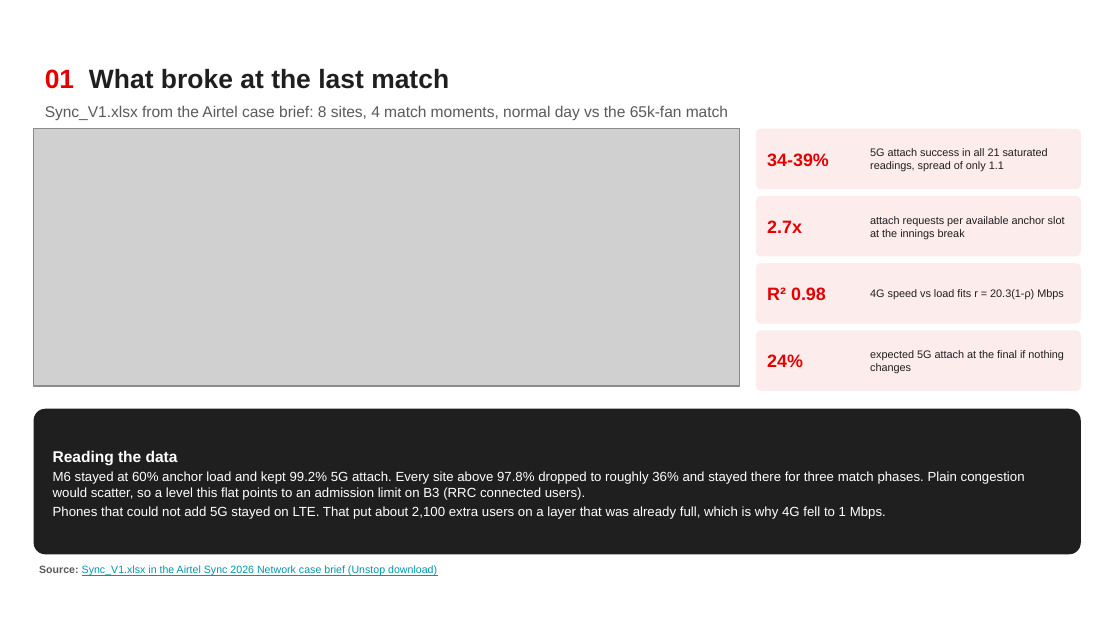
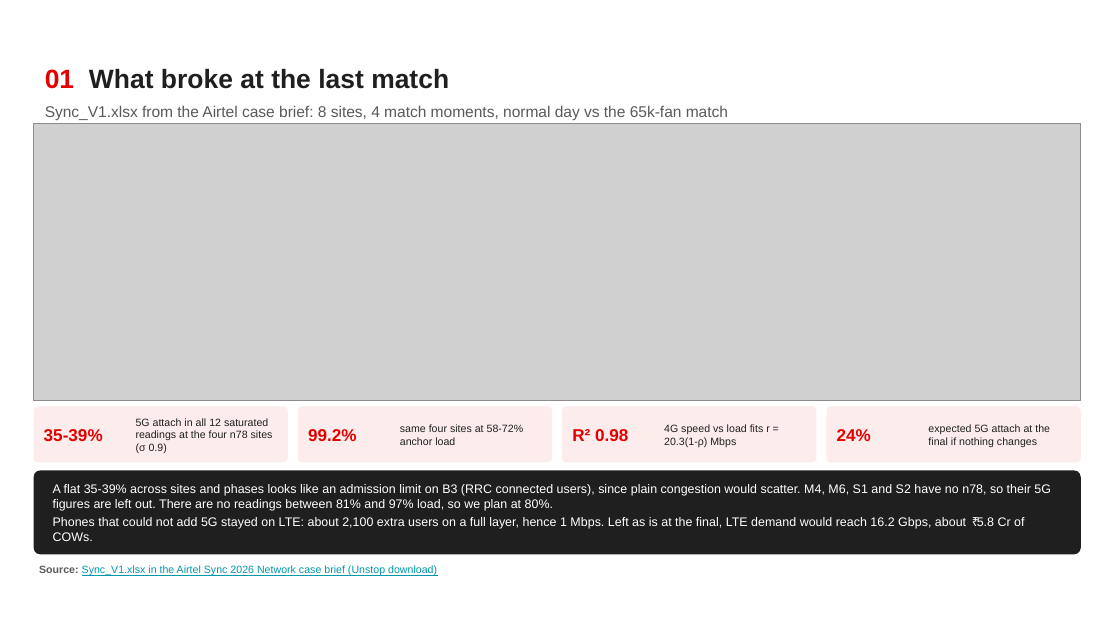
Before and after one commit to ShreyaNarasimhaKamath/Airtel_Synq_Hackathon-, a slide deck: slide 2 of Airtel_Sync_Stadium_Surge.pptx. Drawn at 1120x630 pixels with LibreOffice and Linux fonts; fonts in the diff are those of the drawing; grey boxes stand for pictures; background and template pictures are left out. Boxes give left, top, right and bottom in pixels: in the first picture for what was removed or moved away, otherwise in the second. Text is boxed around its words. In the diff, an @@ line names an element or a change of style, - is before the commit and + after.

```diff
--- a/Airtel_Sync_Stadium_Surge.pptx
+++ b/Airtel_Sync_Stadium_Surge.pptx
@@ picture: place and size @@
-picture at [34,129,739,386]
+picture at [34,123,1081,401]
@@ rounded rectangle: place and size @@
-rounded rectangle at [756,129,1081,189]
+rounded rectangle at [34,407,288,463]
@@ text at [136,418,273,453]: text changed; size 7 to 6.8 pt @@
-5G attach success in all 21 saturated readings, spread of only 1.1
+5G attach in all 12 saturated readings at the four n78 sites (σ 0.9)
@@ rounded rectangle: place and size @@
-rounded rectangle at [756,196,1081,256]
+rounded rectangle at [298,407,552,463]
@@ rounded rectangle: place and size @@
-rounded rectangle at [756,263,1081,324]
+rounded rectangle at [562,407,816,463]
@@ text "R² 0.98" at [572,429,628,441]: size 11.5 to 11 pt @@
@@ text "R² 0.98": place and size @@
-text "R² 0.98" at [767,287,826,300]
+text "R² 0.98" at [572,429,628,441]
@@ text "4G speed vs load fits ..." at [664,424,770,447]: size 7 to 6.8 pt @@
@@ text "4G speed vs load fits ...": place and size @@
-text "4G speed vs load fits ..." at [870,289,1063,300]
+text "4G speed vs load fits ..." at [664,424,770,447]
@@ rounded rectangle: place and size @@
-rounded rectangle at [756,330,1081,391]
+rounded rectangle at [827,407,1081,463]
@@ text "24%": place and size @@
-text "24%" at [767,354,803,367]
+text "24%" at [837,429,871,441]
@@ text "24%" at [837,429,871,441]: size 11.5 to 11 pt @@
@@ text "expected 5G attach at the ...": place and size @@
-text "expected 5G attach at the ..." at [870,350,1064,374]
+text "expected 5G attach at the ..." at [928,424,1050,447]
@@ text "expected 5G attach at the ..." at [928,424,1050,447]: size 7 to 6.8 pt @@
@@ text at [44,429,103,441]: text changed; size 11.5 to 11 pt @@
-34-39%
+35-39%
@@ text at [308,429,357,441]: text changed; size 11.5 to 11 pt @@
-2.7x
+99.2%
@@ text at [400,424,524,445]: text changed; size 7 to 6.8 pt @@
-attach requests per available anchor slot at the innings break
+same four sites at 58-72% anchor load
@@ rounded rectangle: place and size @@
-rounded rectangle at [34,409,1081,554]
+rounded rectangle at [34,470,1081,554]
@@ text at [53,484,1051,541]: text changed; size 8.5 to 8 pt @@
-Reading the data
-M6 stayed at 60% anchor load and kept 99.2% 5G attach. Every site above 97.8% dropped to roughly 36% and stayed there for three match phases. Plain congestion would scatter, so a level this flat points to an admission limit on B3 (RRC connected users).
-Phones that could not add 5G stayed on LTE. That put about 2,100 extra users on a layer that was already full, which is why 4G fell to 1 Mbps.
+A flat 35-39% across sites and phases looks like an admission limit on B3 (RRC connected users), since plain congestion would scatter. M4, M6, S1 and S2 have no n78, so their 5G figures are left out. There are no readings between 81% and 97% load, so we plan at 80%.
+Phones that could not add 5G stayed on LTE: about 2,100 extra users on a full layer, hence 1 Mbps. Left as is at the final, LTE demand would reach 16.2 Gbps, about ₹5.8 Cr of COWs.
```
Also in this commit, not shown: 4 other slides changed, 13 other files.
